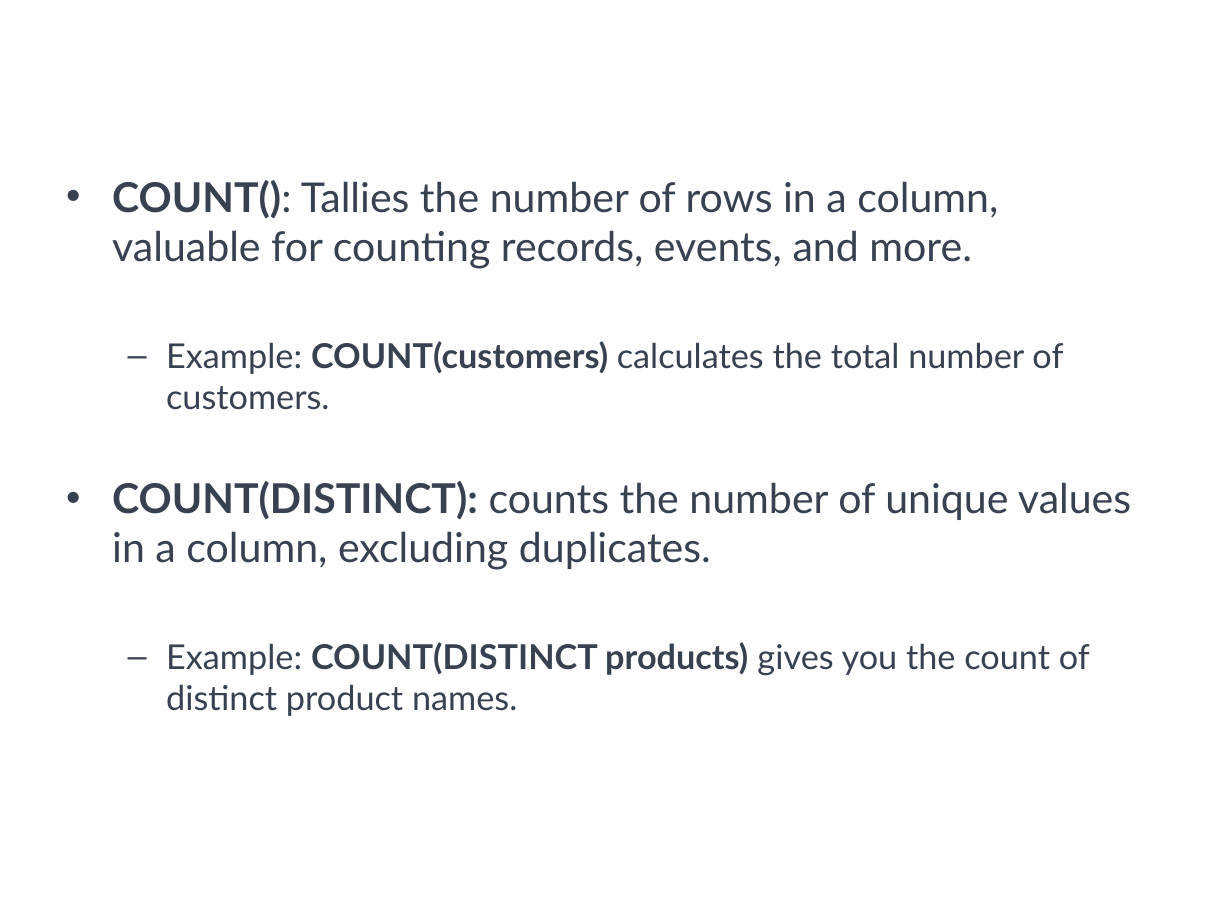
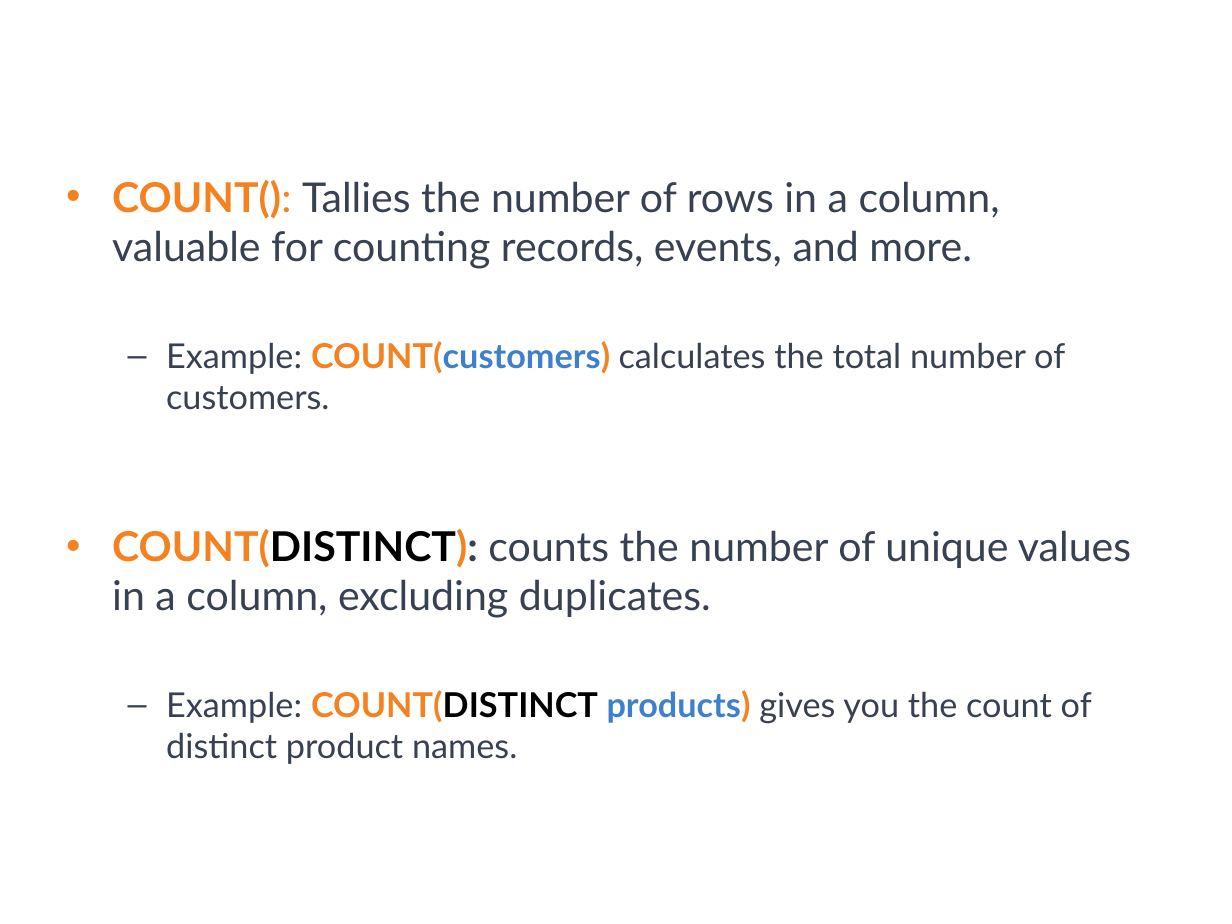
Before and after one commit to a099954/ABC-Program, a slide deck: slide 9 of SQL/Day 3 Aggregates/Aggregates.pptx (slide 7 before the commit). Drawn at 1232x924 pixels with LibreOffice and Linux fonts; fonts in the diff are those of the drawing; background and template pictures are left out. Boxes give left, top, right and bottom in pixels: in the first picture for what was removed or moved away, otherwise in the second. Text is boxed around its words. In the diff, an @@ line names an element or a change of style, - is before the commit and + after.

```diff
--- a/SQL/Day 3 Aggregates/Aggregates.pptx
+++ b/SQL/Day 3 Aggregates/Aggregates.pptx
@@ text "COUNT(): Tallies the number of ..." at <box>112,180,1131,764</box>: text colour #374151 to #F58220 in "COUNT():", "COUNT(customers)", "COUNT(DISTINCT):", "COUNT(DISTINCT products)"; text colour #374151 to #3F80CD in "COUNT(customers)", "products)"; text colour #374151 to #000000 in "COUNT(DISTINCT):", "COUNT(DISTINCT" @@
```
Also in this commit, not shown: 12 other slides changed, 4 slides added, 14 slides removed, 7 other files.
